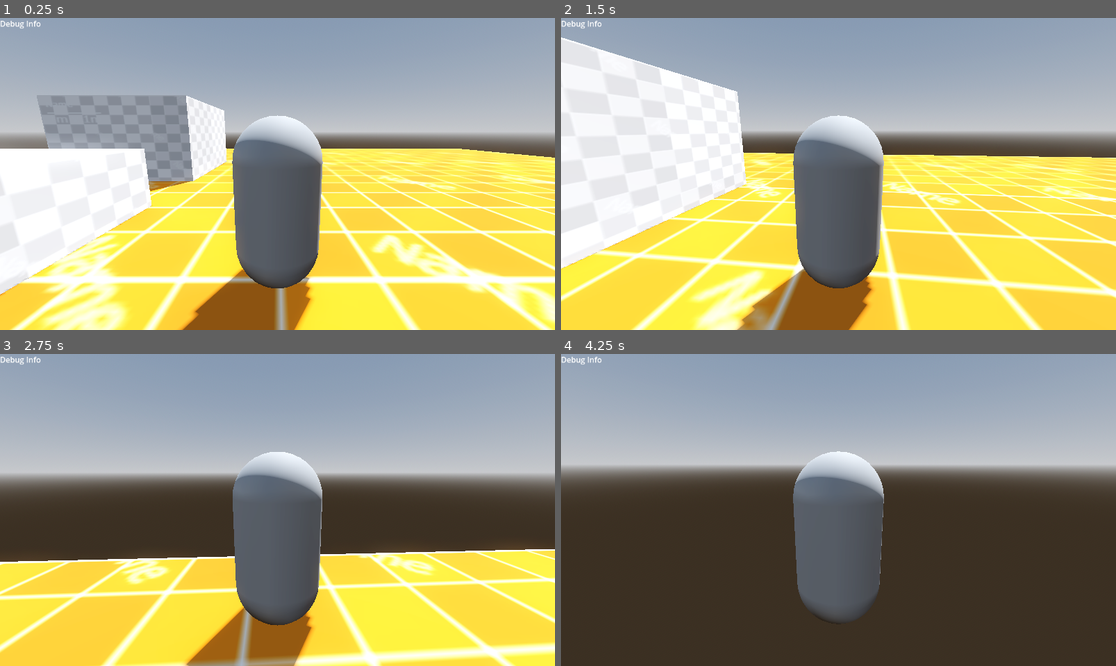
Above: before the commit, frames 1-4 (two rows, left to right).
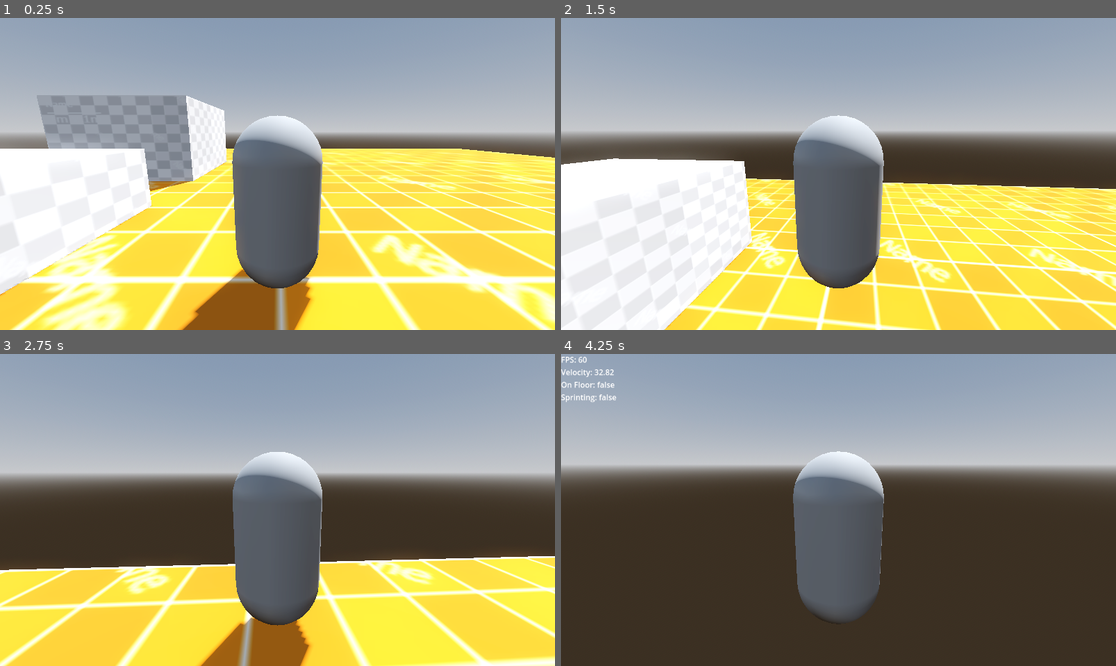
Above: after the commit, the same moments.

Repository: Wabie-Vee/Bebe-3d
Game: Godot game, scene res://level_1.tscn
Same seed, same stepped clock (60 frames per second), same inputs: the game is played once before the commit and once after it.
Inputs (mouse positions are in pixels of both pictures, inside the frame that each line leads up to):
- Up to frame 1 (0.25 s): no input
- Up to frame 2 (1.5 s): tap Enter at 0.5 s; move the mouse to (866, 174) at 0.52 s; hold Space (move_jump) 0.53-1.28 s; hold W (move_forward) from 0.53 s (still down); click (866, 174) at 0.6 s; move the mouse to (810, 174) at 1.27 s; tap Space (move_jump) at 1.35 s
- Up to frame 3 (2.75 s): keep holding W (move_forward); tap Space (move_jump) at 1.52, 1.82, 2.3 s; click (249, 510) at 1.55 s; move the mouse to (288, 503) at 2.02 s; hold Shift (move_sprint) from 2.03 s (still down)
- Up to frame 4 (4.25 s): keep holding W (move_forward); move the mouse to (832, 516) at 2.77 s; release Shift (move_sprint) at 2.78 s; click (832, 516) at 2.85 s; tap Space (move_jump) at 3.02, 3.32, 3.5 s; move the mouse to (877, 513) at 3.52 s; hold Space (move_jump) from 3.53 s (still down); click (877, 513) at 3.6 s; tap F3 (key_debug, bound only after the commit) at 4.15 s

The runs differ from the first frame. In frame 1, less than 0.1% of the frame differs, in the area x 0-8%, y 0-4%; in frame 2, 39%, in the area x 0-100%, y 0-100%; in frame 3, 14%; in frame 4, 0.4%.
Error before the commit: Invalid assignment of property or key 'text' with value of type 'String' on a base object of type 'Nil'. (res://DebugHUD.gd:9)

Commit message:
First Commit
added character movement + camera stuff. High jump etc.

Diff:
--- a/DebugHUD.gd
+++ b/DebugHUD.gd
@@ -2,8 +2,8 @@
 
 @onready var debug_label = $DebugLabel
 
-func _ready():
-	print("Label found?", debug_label)
-
 func set_text(text: String) -> void:
-	debug_label.text = text
+	if debug_label != null:
+		debug_label.text = text
+	else:
+		print("⚠️ DebugLabel not found!")
--- a/level_1.tscn
+++ b/level_1.tscn
@@ -56,6 +56,7 @@
 shape = SubResource("ConcavePolygonShape3D_5eke0")
 
 [node name="CharacterBody3D" parent="." instance=ExtResource("2_nlr8u")]
+min_jump_time = 0.02
 
 [node name="Cube1" type="MeshInstance3D" parent="."]
 transform = Transform3D(5.185, 0, 0, 0, 5.185, 0, 0, 0, 5.185, -5.77376, -1.16399, 0)
--- a/player.gd
+++ b/player.gd
@@ -1,22 +1,43 @@
 extends CharacterBody3D
 
+#region Movement Config
 @export var move_speed := 8.0
+@export var sprint_speed := move_speed * 1.5
+@export var gravity := -24.8
+@export var slide_factor := 5.0
+#endregion
+
+#region Jump Config
 @export var jump_velocity := 10.0
-@export var gravity := -24.8
-@export var rotation_speed := 8.0  # feel free to tweak
-@export var sprint_speed := move_speed * 1.5
+@export var min_jump_time := 0.1
+@export var max_jump_hold_time := 0.25
+@export var jump_gravity_scale := 0.3
+var jump_held_time := 0.0
+var is_jumping := false
+#endregion
 
+#region Camera Config
+@export var rotation_speed := 8.0
 @export var mouse_sensitivity := 0.002
+#endregion
 
+#region State
+@onready var sprinting = false
+var debug_mode := false
+var debug_text := ""
+#endregion
+
+#region Node References
 @onready var pivot = $Pivot
 @onready var cam_pivot = $Pivot/CameraPivot
 @onready var mesh = $MeshInstance3D
-@onready var sprinting = false
 @onready var debug_hud
+#endregion
 
 
+#region Input Handling
+func _unhandled_input(event):
 
-func _unhandled_input(event):
 	if event is InputEventMouseMotion and Input.get_mouse_mode() == Input.MOUSE_MODE_CAPTURED:
 		pivot.rotate_y(-event.relative.x * mouse_sensitivity)
 		cam_pivot.rotate_x(-event.relative.y * mouse_sensitivity)
@@ -24,57 +45,95 @@
 
 	if event is InputEventKey and event.pressed and event.keycode == KEY_ESCAPE:
 		Input.set_mouse_mode(Input.MOUSE_MODE_VISIBLE)
+#endregion
 
 
+#region Ready Setup
 func _ready():
 	Input.set_mouse_mode(Input.MOUSE_MODE_CAPTURED)
 	debug_hud = get_tree().get_root().find_child("DebugHUD", true, false)
-	debug_hud.set_text("Speed: " + str(velocity.length()))
+	if debug_hud != null:
+		debug_hud.set_text("Debug HUD ready")
+	else:
+		print("⚠️ Could not find DebugHUD")
+#endregion
 
+
+#region Physics Processing
 func _physics_process(delta: float) -> void:
+	if Input.is_action_just_pressed("mouse_left_click"):
+		Input.set_mouse_mode(Input.MOUSE_MODE_CAPTURED)
+
 	var input_direction = Vector3(
 		Input.get_axis("move_left", "move_right"),
 		0,
-		- Input.get_axis("move_forward", "move_back")
+		-Input.get_axis("move_forward", "move_back")
 	).normalized()
 
 	sprinting = Input.is_action_pressed("move_sprint")
 
-	# Get camera-relative basis
+	# toggle debug mode
+	if Input.is_action_just_pressed("key_debug"):
+		debug_mode = !debug_mode
+		print("Debug mode toggled:", debug_mode)
+
+	# Camera-relative movement
 	var cam_basis = pivot.global_transform.basis
 	var forward = -cam_basis.z
 	var right = cam_basis.x
-
-	# Camera-relative movement direction
 	var direction = (right * input_direction.x) + (forward * input_direction.z)
 	direction.y = 0
 	direction = direction.normalized()
 
-	# Apply to velocity (change target velocity based on if sprinting)
-	var slide_factor = 5.0  # tweak to your liking
-
+	# Target movement velocity
 	var target_velocity: Vector3
-	if !sprinting:
+	if sprinting:
+		target_velocity = direction * sprint_speed
+	else:
 		target_velocity = direction * move_speed
-	else:
-		target_velocity = direction * sprint_speed  # <-- Make sure you define sprint_speed!
-
 	velocity.x = lerp(velocity.x, target_velocity.x, slide_factor * delta)
 	velocity.z = lerp(velocity.z, target_velocity.z, slide_factor * delta)
+
 	# Gravity
 	if not is_on_floor():
-		velocity.y += gravity * delta
-	elif velocity.y < 0:
-		velocity.y = 0
+		# Apply reduced gravity if jump is held
+		if is_jumping and Input.is_action_pressed("move_jump") and jump_held_time < max_jump_hold_time:
+			velocity.y += gravity * jump_gravity_scale * delta
+			jump_held_time += delta
+		else:
+			velocity.y += gravity * delta
+	else:
+		if velocity.y < 0:
+			velocity.y = 0
+		is_jumping = false
 
-	# Jump
+	# Jump Start
 	if is_on_floor() and Input.is_action_just_pressed("move_jump"):
 		velocity.y = jump_velocity
+		is_jumping = true
+		jump_held_time = 0.0
 
+	# Apply Movement
 	move_and_slide()
 
+	# Rotate Mesh
 	if direction.length() > 0.1:
-		var target_rotation = atan2(direction.x, direction.z) + PI  # 💡 add PI to flip
+		var target_rotation = atan2(direction.x, direction.z) + PI
 		var current_rotation = mesh.rotation.y
 		var new_rotation = lerp_angle(current_rotation, target_rotation, rotation_speed * delta)
 		mesh.rotation.y = new_rotation
+
+	# Debug HUD Update
+	debug_text = (
+		"FPS: %d\n" % Engine.get_frames_per_second() +
+		"Velocity: %.2f\n" % velocity.length() +
+		"On Floor: %s\n" % str(is_on_floor()) +
+		"Sprinting: %s" % str(sprinting)
+	)
+
+	if debug_hud != null and debug_mode:
+		debug_hud.set_text(debug_text)
+	elif debug_hud != null:
+		debug_hud.set_text("")
+
+#endregion
--- a/project.godot
+++ b/project.godot
@@ -47,3 +47,13 @@
 "events": [Object(InputEventKey,"resource_local_to_scene":false,"resource_name":"","device":-1,"window_id":0,"alt_press …(195 unchanged characters)…
 ]
 }
+key_debug={
+"deadzone": 0.5,
+"events": [Object(InputEventKey,"resource_local_to_scene":false,"resource_name":"","device":-1,"window_id":0,"alt_pressed":false,"shift_pressed":false,"ctrl_pressed":false,"meta_pressed":false,"pressed":false,"keycode":0,"physical_keycode":4194334,"key_label":0,"unicode":0,"location":0,"echo":false,"script":null)
+]
+}
+mouse_left_click={
+"deadzone": 0.5,
+"events": [Object(InputEventMouseButton,"resource_local_to_scene":false,"resource_name":"","device":-1,"window_id":0,"alt_pressed":false,"shift_pressed":false,"ctrl_pressed":false,"meta_pressed":false,"button_mask":1,"position":Vector2(215, 25),"global_position":Vector2(224, 71),"factor":1.0,"button_index":1,"canceled":false,"pressed":true,"double_click":true,"script":null)
+]
+}
